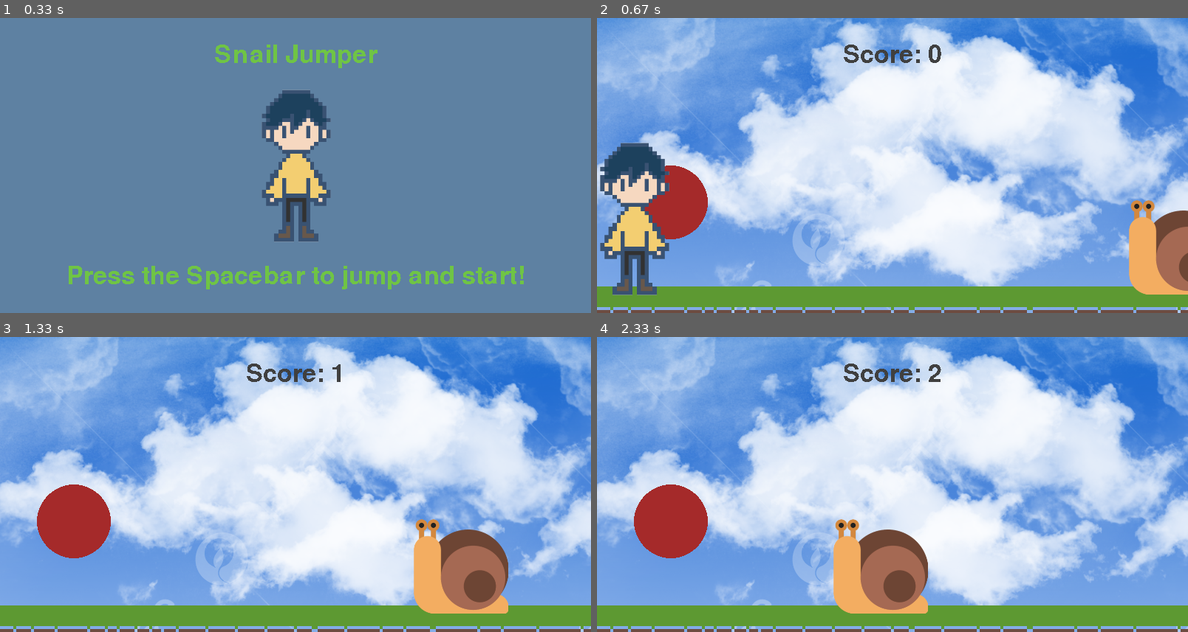
Above: before the commit, frames 1-4 (two rows, left to right).
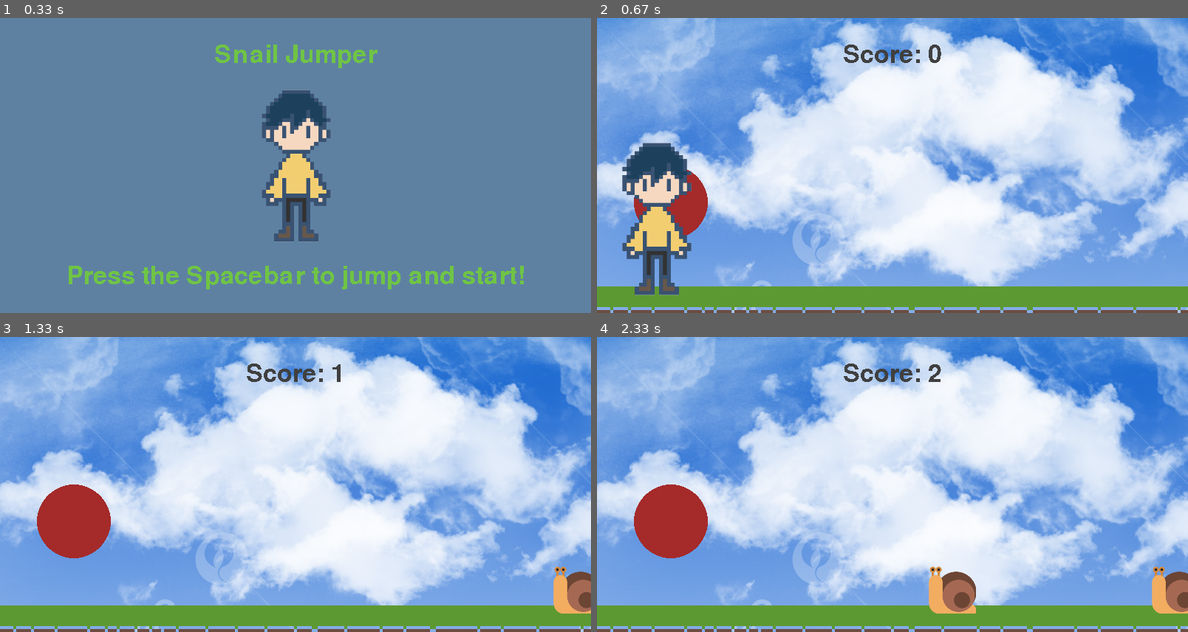
Above: after the commit, the same moments.

Repository: AJHS-Kelley/8b-ajhs-game-programming-23-24-MajinMusic
Game: pygame game, started from gameProgramming/08_ultimatePygame/ultimatePygame.py
The game is run twice, just before and just after one commit, with the same random seed, the same clock (stepped at 60 frames per second) and the same inputs.
Inputs (mouse positions are in pixels of both pictures, inside the frame that each line leads up to):
- Up to frame 1 (0.33 s): no input
- Up to frame 2 (0.67 s): tap Space at 0.33 s
- Up to frame 3 (1.33 s): click (59, 537) at 0.72 s; click (59, 407) at 1.05 s
- Up to frame 4 (2.33 s): tap Space at 1.33, 1.73, 2.03 s; move the mouse to (679, 475) at 1.7 s

Frame 1 is identical in both runs. In frame 2, 7.5% of the frame differs, in the area x 0-100%, y 42-94%; in frame 3, 5.1%; in frame 4, 6.2%.

Commit message:
ultimatePygame.py v0.13
Created better obstacle spawning and more obstacles.

Diff:
--- a/gameProgramming/08_ultimatePygame/ultimatePygame.py
+++ b/gameProgramming/08_ultimatePygame/ultimatePygame.py
@@ -1,6 +1,7 @@
-# The Ultimate Pygame by Jacob Desha v0.12
+# The Ultimate Pygame by Jacob Desha v0.13
 import pygame
 from sys import exit
+from random import randint
 
 
 
@@ -10,6 +11,25 @@
     score_rect = score_surf.get_rect(center = (400, 50))
     screen.blit(score_surf,score_rect)
     return current_time
+
+def obstacle_movement(obstacle_list):
+    if obstacle_list:
+        for obstacle_rect in obstacle_list:
+            obstacle_rect.x -= 5
+
+            if obstacle_rect.bottom == 375: screen.blit(snail_surf,obstacle_rect)
+            else: screen.blit(bird_surf,obstacle_rect)
+
+        obstacle_list = [obstacle for obstacle in obstacle_list if obstacle.x > 0]
+
+        return obstacle_list
+    else: return []
+
+def collisions(player,obstacles):
+    if obstacles:
+        for obstacle_rect in obstacles:
+            if player.colliderect(obstacle_rect): return False
+    return True
 
 pygame.init()
 screen = pygame.display.set_mode((800, 400))
@@ -23,17 +43,23 @@
 # mouse_pos = pygame.mouse.get_pos()
 
 
-sky_surf = pygame.image.load("img\sky1.png").convert()
-ground_surf = pygame.image.load("img\ground.png").convert()
+sky_surf = pygame.image.load("img/sky1.png").convert()
+ground_surf = pygame.image.load("img/ground.png").convert()
 
 # score_surf = test_font.render('My game', False, (64, 64, 64)) #(te)xt, AA, color)
 # score_rect = score_surf.get_rect(midbottom = (400, 50))
 
-snail_surf = pygame.image.load("img\snail1.png").convert_alpha()
-snail_surf = pygame.transform.rotozoom(snail_surf, 0, 0.5)
-snail_rect = snail_surf.get_rect(bottomright = (0, 375))
+# Obstacles
+snail_surf = pygame.image.load("img/snail1.png").convert_alpha()
+snail_surf = pygame.transform.rotozoom(snail_surf, 0, 0.25)
+bird_surf = pygame.image.load("img/bird.png").convert_alpha()
+bird_surf = pygame.transform.rotozoom(bird_surf, 0, 0.075)
+bird_surf = pygame.transform.flip(bird_surf, 180, 0)
 
-player_surf = pygame.image.load("img\player.png").convert_alpha()
+
+obstacle_rect_list = []
+
+player_surf = pygame.image.load("img/player.png").convert_alpha()
 player_surf = pygame.transform.rotozoom(player_surf, 0, 0.75)
 player_rect = player_surf.get_rect(midbottom = (50, 390))
 player_gravity = 0
@@ -44,9 +70,13 @@
 rules_rect = rules_surf.get_rect(center = (400, 350))
 
 # Intro screen
-player_stand = pygame.image.load("img\player.png").convert_alpha()
+player_stand = pygame.image.load("img/player.png").convert_alpha()
 player_stand = pygame.transform.rotozoom(player_stand, 0, 0.75)
 player_stand_rect = player_stand.get_rect(center = (400, 200))
+
+# Timer
+obstacle_timer = pygame.USEREVENT + 1
+pygame.time.set_timer(obstacle_timer,900)
 
 while True:
     mouse_pos = pygame.mouse.get_pos()
@@ -67,9 +97,13 @@
         else:
             if event.type == pygame.KEYDOWN and event.key == pygame.K_SPACE:
                 game_active = True
-                snail_rect.left = 800
                 start_time = int(pygame.time.get_ticks() / 1000)
 
+        if event.type == obstacle_timer and game_active:
+            if randint(0,2):
+                obstacle_rect_list.append(snail_surf.get_rect(bottomright = (randint(900,1100), 375)))
+            else:
+                obstacle_rect_list.append(bird_surf.get_rect(bottomright = (randint(900,1100), 125)))
 
 
 
@@ -85,9 +119,9 @@
         # screen.blit(score_surf, score_rect)
         score = display_score()
 
-        snail_rect.x -= 4
-        if snail_rect.right <= 0: snail_rect.left = 800
-        screen.blit(snail_surf, snail_rect)
+        # snail_rect.x -= 4
+        # if snail_rect.right <= 0: snail_rect.left = 800
+        # screen.blit(snail_surf, snail_rect)
 
         # Player
         player_gravity += 1
@@ -95,12 +129,18 @@
         if player_rect.bottom >= 380: player_rect.bottom = 380
         screen.blit(player_surf, player_rect)
 
+        # Obstacle movement
+        obstacle_rect_list = obstacle_movement(obstacle_rect_list)
+
         # collision
-        if snail_rect.colliderect(player_rect):
-            game_active = False
+        game_active = collisions(player_rect,obstacle_rect_list)
+
     else:
         screen.fill((94,129,162))
         screen.blit(player_stand, player_stand_rect)
+        obstacle_rect_list.clear()
+        player_rect.midbottom = (80,300)
+        player_gravity = 0
 
         score_message = font.render(f'Your score: {score}', False, (111,196,69))
         score_message_rect = score_message.get_rect(center = (400,330))
Binary file added: img/bird.png
